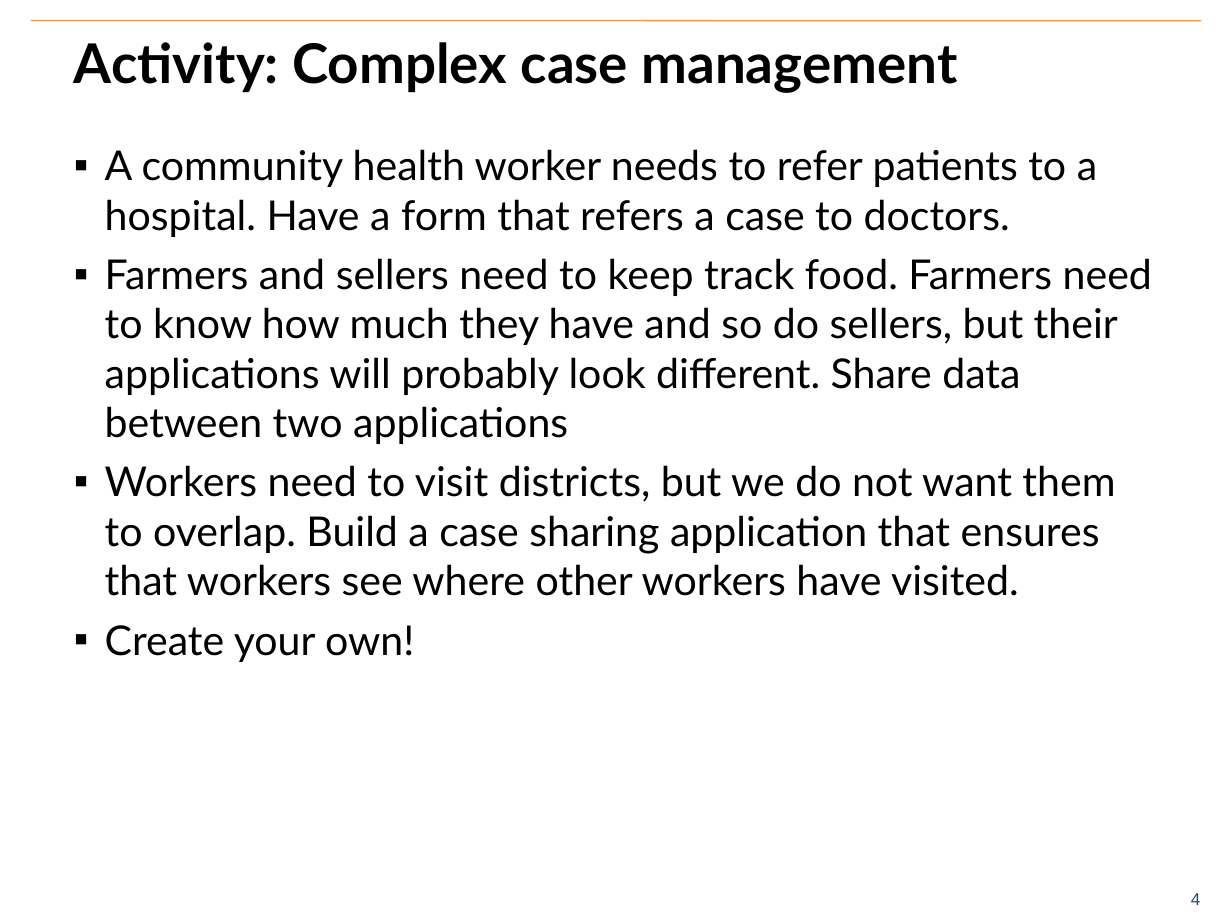
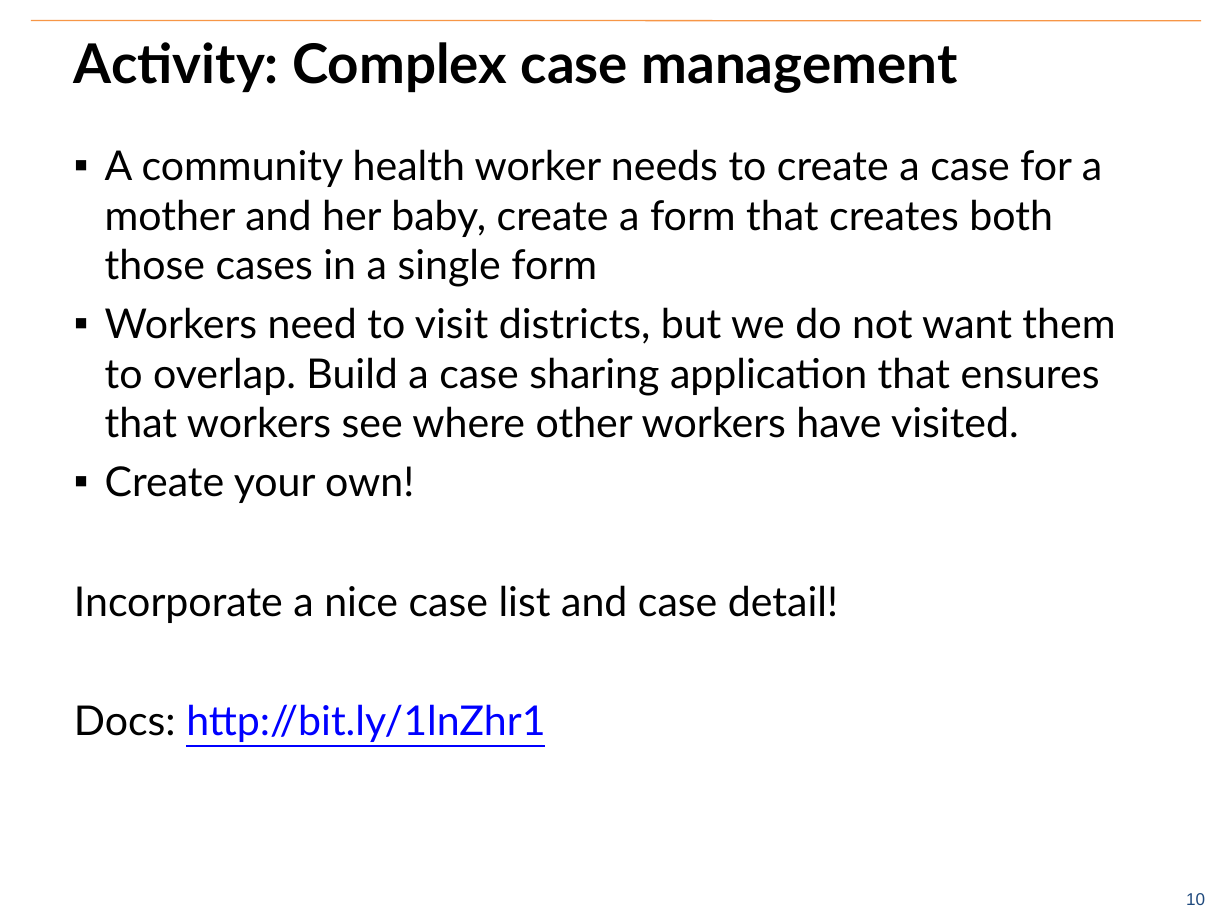
Before and after one commit to benrudolph/exi-training, a slide deck: slide 11 of CaseManagement/case_mgmt.pptx (slide 5 before the commit). Drawn at 1232x924 pixels with LibreOffice and Linux fonts; fonts in the diff are those of the drawing; background and template pictures are left out. Boxes give left, top, right and bottom in pixels: in the first picture for what was removed or moved away, otherwise in the second. Text is boxed around its words. In the diff, an @@ line names an element or a change of style, - is before the commit and + after.

```diff
--- a/CaseManagement/case_mgmt.pptx
+++ b/CaseManagement/case_mgmt.pptx
@@ text at [105,149,1102,287]: text changed @@
-▪ A community health worker needs to refer patients to a hospital. Have a form that refers a case to doctors.
-▪ Farmers and sellers need to keep track food. Farmers need to know how much they have and so do sellers, but their applications will probably look different. Share data between two applications
+▪ A community health worker needs to create a case for a mother and her baby, create a form that creates both those cases in a single form
@@ text at [74,585,838,742]: paragraphs added @@
+Incorporate a nice case list and case detail!
+Docs: http://bit.ly/1lnZhr1
@@ page number at [1186,893,1205,905]: text changed @@
-4
+10
```
Also in this commit, not shown: 1 other slide changed, 6 slides added, 2 other files.
